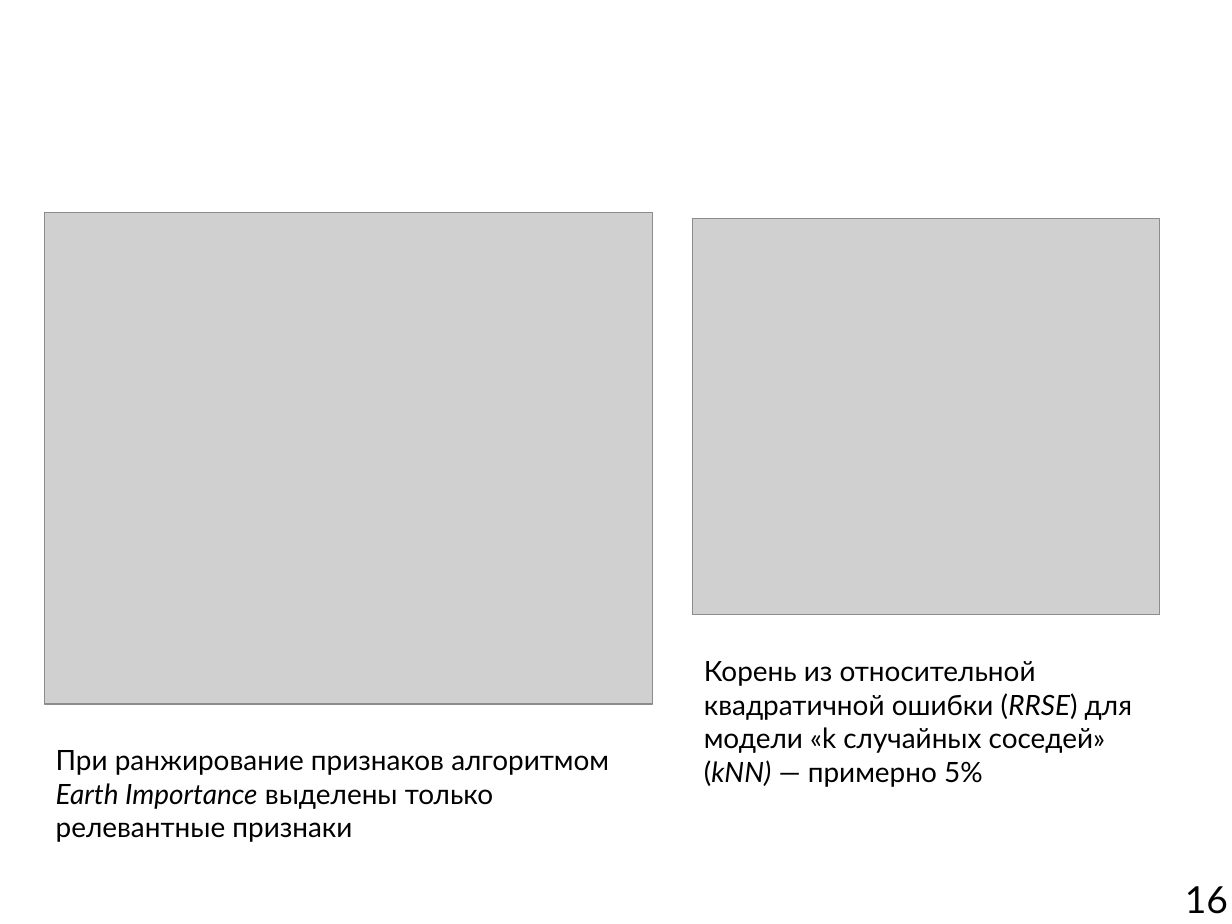
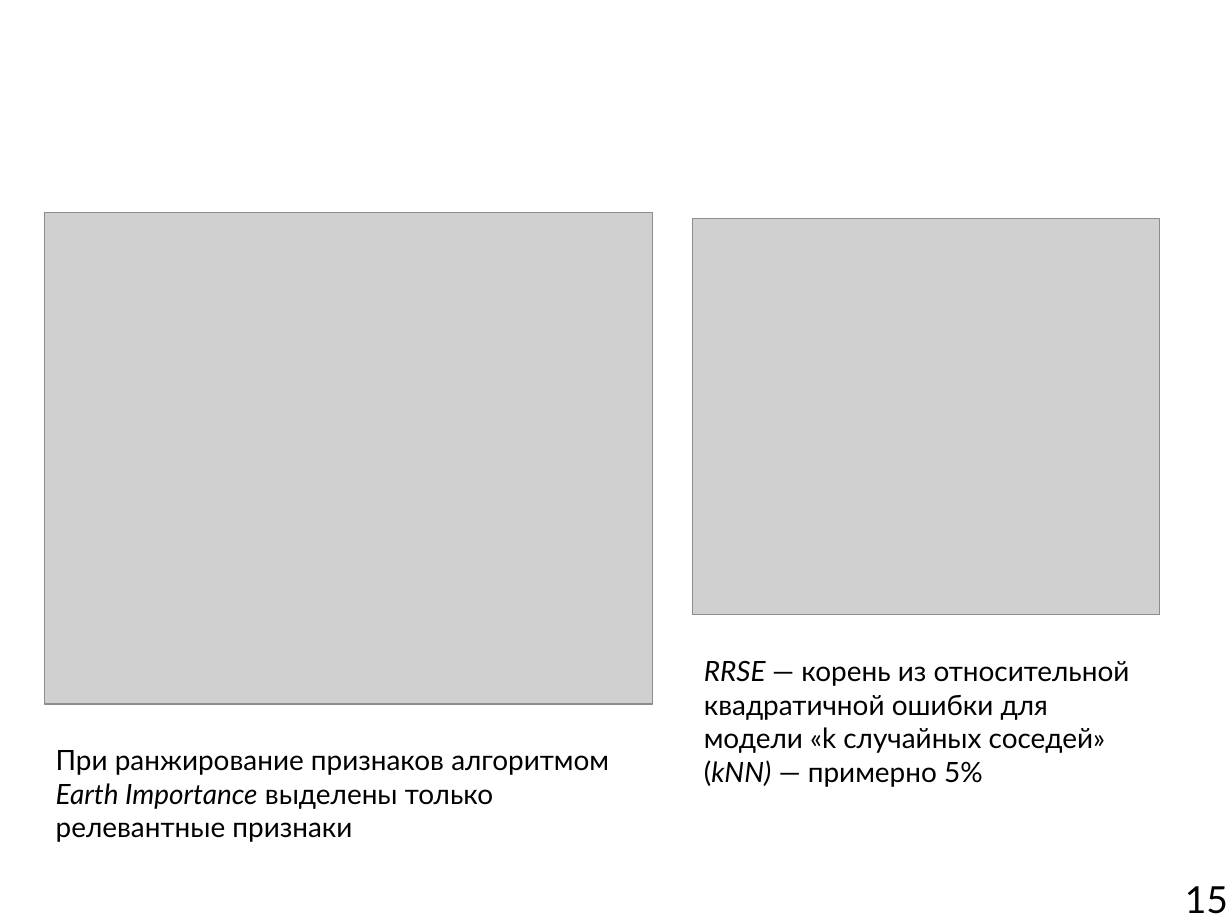
Before and after one commit to mkpankov/adaptor, a slide deck: slide 15 of diploma/defense/brochure.odp (slide 16 before the commit). Drawn at 1232x924 pixels with LibreOffice and Linux fonts; fonts in the diff are those of the drawing; grey boxes stand for pictures; background and template pictures are left out. Boxes give left, top, right and bottom in pixels: in the first picture for what was removed or moved away, otherwise in the second. Text is boxed around its words. In the diff, an @@ line names an element or a change of style, - is before the commit and + after.

```diff
--- a/diploma/defense/brochure.odp
+++ b/diploma/defense/brochure.odp
@@ text at bbox=[704, 660, 1130, 787]: text changed @@
-Корень из относительной квадратичной ошибки (RRSE) для модели «k случайных соседей» (kNN) — примерно 5%
+RRSE — корень из относительной квадратичной ошибки для модели «k случайных соседей» (kNN) — примерно 5%
@@ page number at bbox=[1185, 886, 1228, 914]: text changed @@
-16
+15
```
Also in this commit, not shown: 7 other slides changed.
